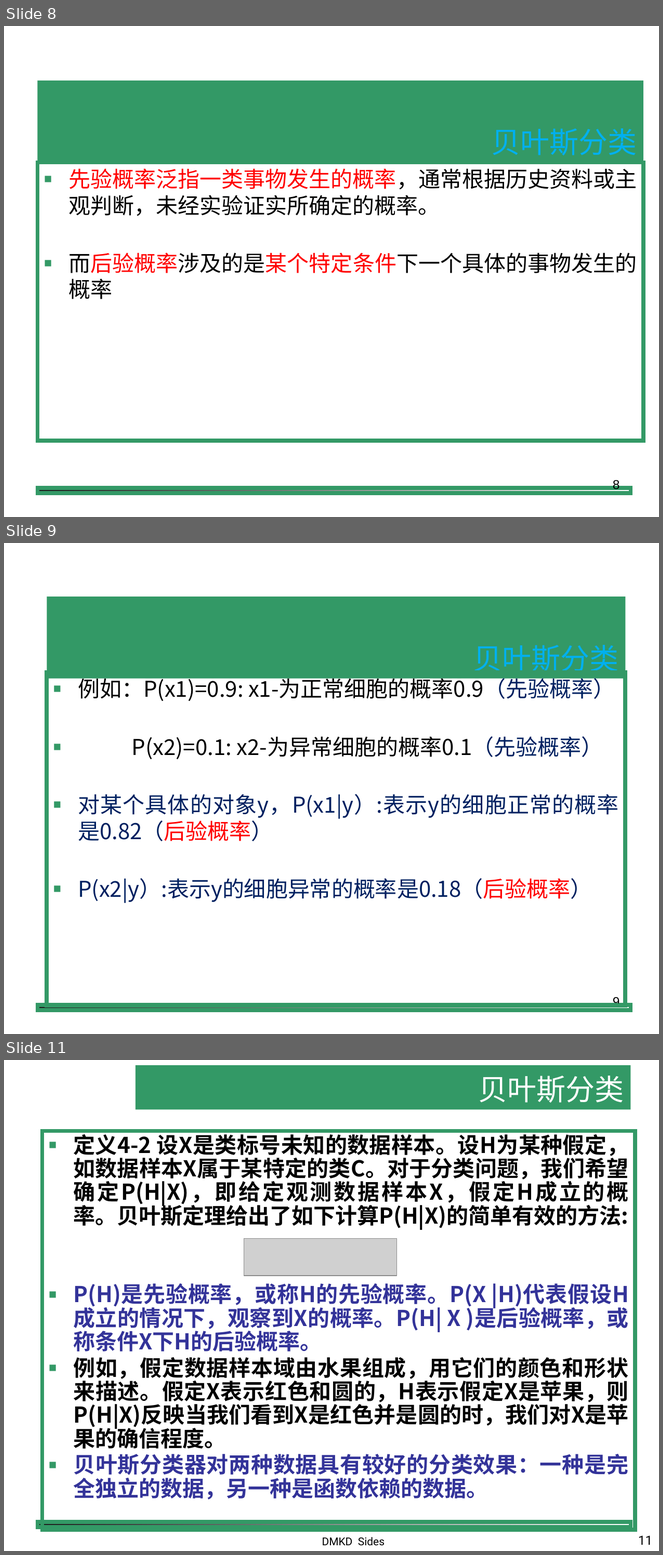
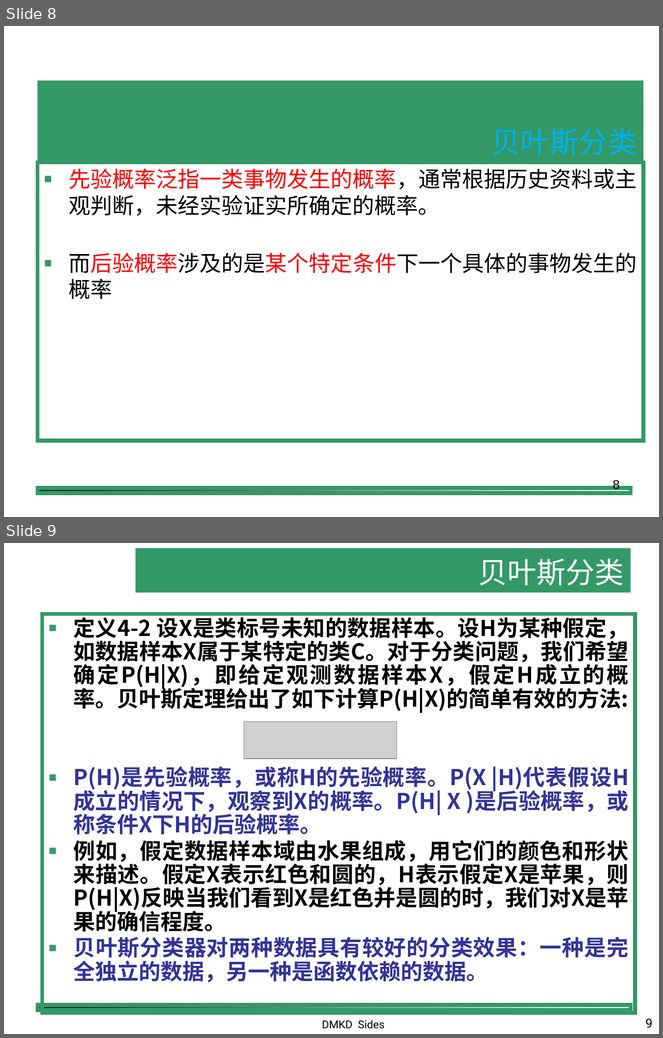
Before and after one commit to shfkuang/shfkuang.github.io, a slide deck: dm/ch4.4.ppt. Shown one above the other, each under a label of ours: slides 8, 9 and 11 before the commit, slides 8 and 9 after it; the slides between them are not shown. The pictures are 663x1555 and 663x1038 pixels, drawn with LibreOffice and Linux fonts; fonts in the diff are those of the drawing; grey boxes stand for pictures; background and template pictures are left out. Boxes give left, top, right and bottom in pixels: in the first picture for what was removed or moved away, otherwise in the second. Text is boxed around its words. In the diff, an @@ line names an element or a change of style, - is before the commit and + after.

```diff
--- a/dm/ch4.4.ppt
+++ b/dm/ch4.4.ppt
@@ slide 9 removed at box(4, 543, 659, 1034), background #FFFFFF; not listed: 1 template element that a slide beside it also shows @@
@@ title removed at box(47, 597, 625, 679) @@
-贝叶斯分类
@@ text removed at box(47, 672, 625, 1006) @@
-■ 例如：P(x1)=0.9: x1-为正常细胞的概率0.9（先验概率）
-■ P(x2)=0.1: x2-为异常细胞的概率0.1（先验概率）
-■ 对某个具体的对象y，P(x1|y）:表示y的细胞正常的概率是0.82（后验概率）
-■ P(x2|y）:表示y的细胞异常的概率是0.18（后验概率）
@@ page number removed at box(613, 996, 620, 1008) @@
-9
@@ what was slide 11 is now slide 9 @@
@@ page number at box(646, 1019, 653, 1028): text changed @@
-11
+9
```
Also in this commit, not shown: 1 slide changed, 1 other slide removed, 1 other file.
